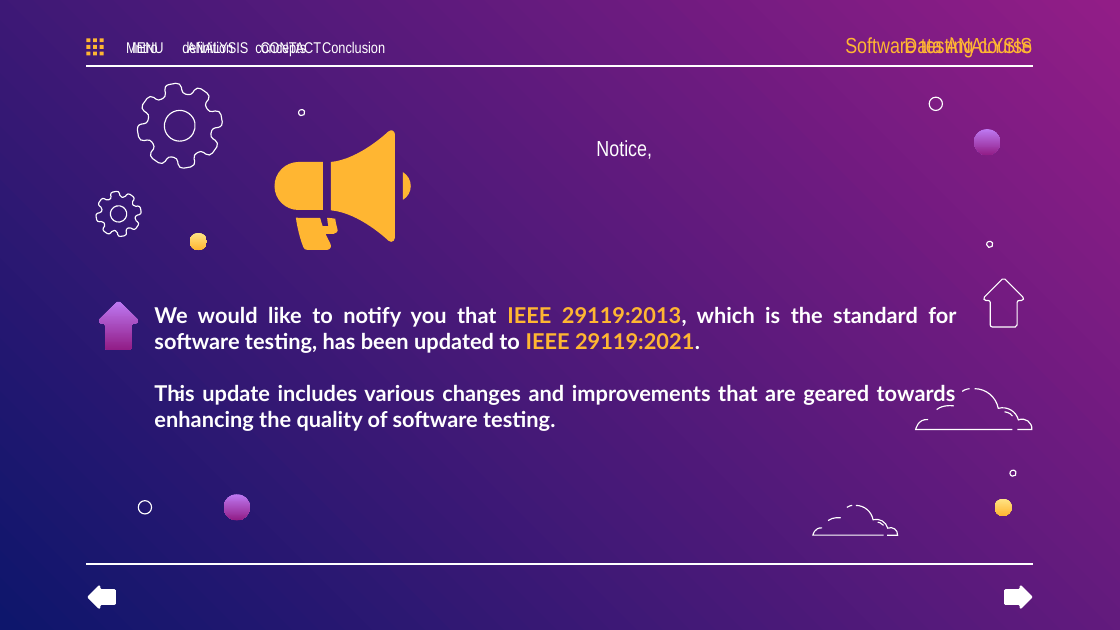
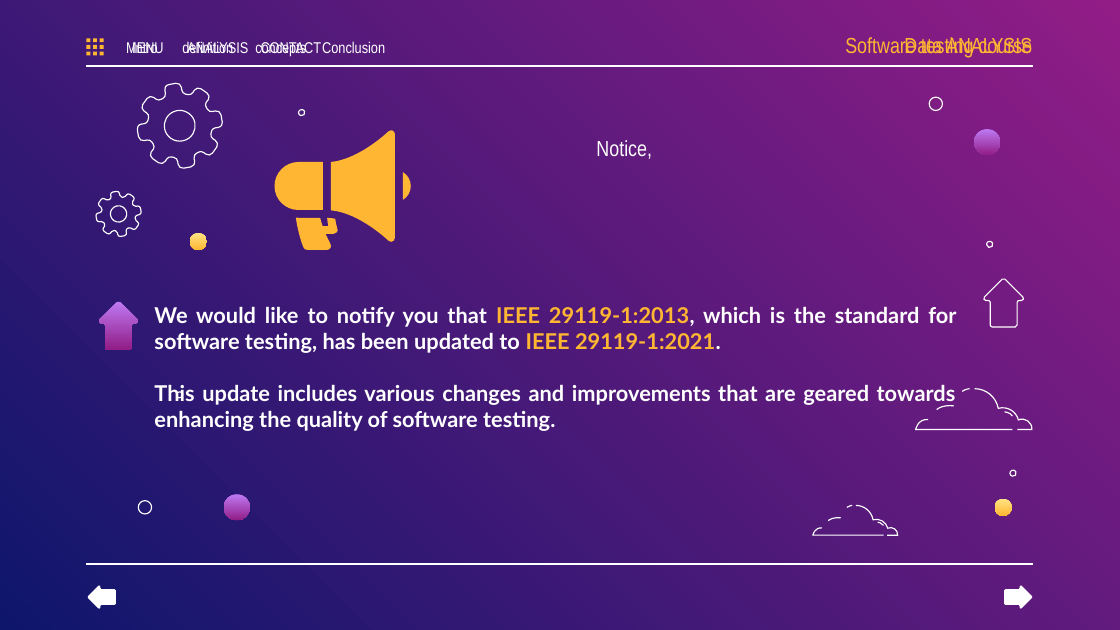
Before and after one commit to alihassanisokhtehsaraei/IEEE29119, a slide deck: slide 3 of project.pptx. Drawn at 1120x630 pixels with LibreOffice and Linux fonts; fonts in the diff are those of the drawing. Boxes give left, top, right and bottom in pixels: in the first picture for what was removed or moved away, otherwise in the second. Text is boxed around its words. In the diff, an @@ line names an element or a change of style, - is before the commit and + after.

```diff
--- a/project.pptx
+++ b/project.pptx
@@ subtitle at [154,306,956,353]: text changed @@
-We would like to notify you that IEEE 29119:2013, which is the standard for software testing, has been updated to IEEE 29119:2021.
+We would like to notify you that IEEE 29119-1:2013, which is the standard for software testing, has been updated to IEEE 29119-1:2021.
```
Also in this commit, not shown: 1 other file.
